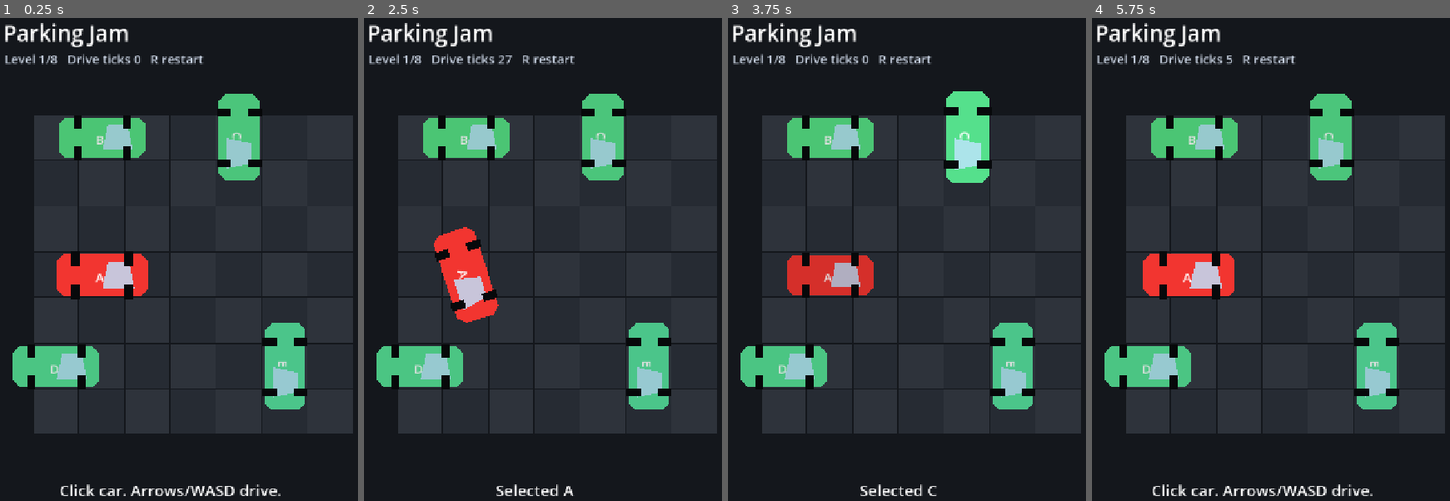
Above: before the commit, frames 1-4 (left to right).
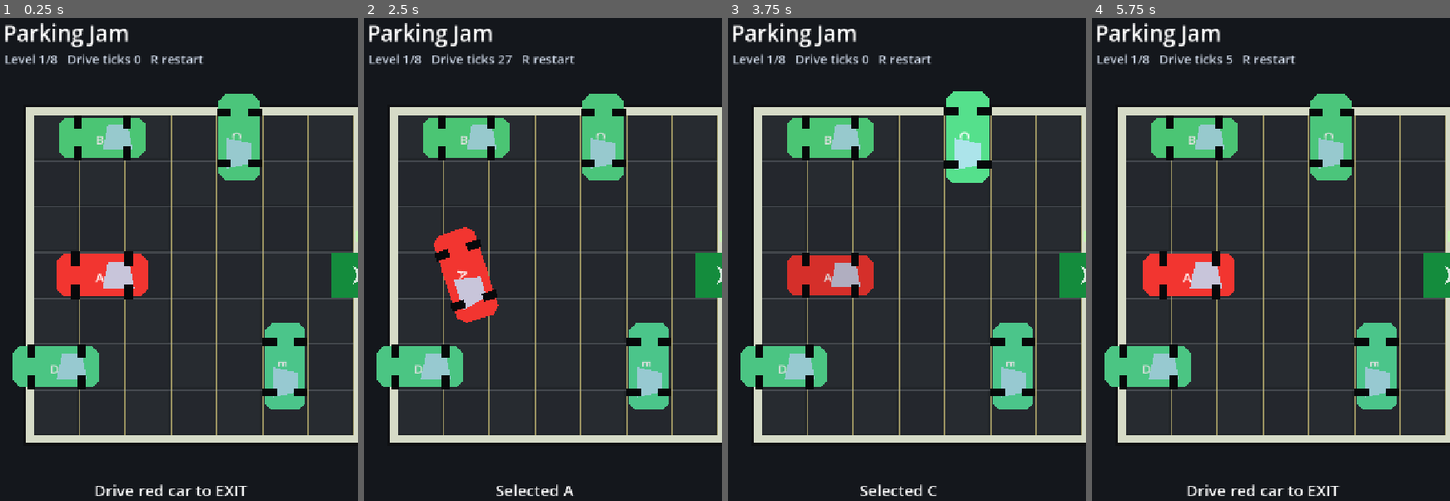
Above: after the commit, the same moments.

Repository: hpant5/Games
Game: Godot game, scene res://scenes/main.tscn
The game is run twice, just before and just after one commit, with the same random seed, the same clock (stepped at 60 frames per second) and the same inputs.
Inputs (mouse positions are in pixels of both pictures, inside the frame that each line leads up to):
- Up to frame 1 (0.25 s): no input
- Up to frame 2 (2.5 s): tap Enter at 0.5 s; drag from (464, 273) to (603, 138) at 0.52 s; tap R (restart_level) at 1.25, 2 s; drag from (464, 138) to (603, 138) at 1.27 s; move the mouse to (464, 273) at 2.02 s; hold Right from 2.03 s (still down); tap 9 at 2.1 s; click (464, 273) at 2.17 s
- Up to frame 3 (3.75 s): release Right at 2.75 s; drag from (828, 138) to (785, 365) at 2.77 s; tap R (restart_level) at 3.5 s; drag from (967, 138) to (785, 365) at 3.52 s
- Up to frame 4 (5.75 s): tap R (restart_level) at 4.25, 5, 5.65 s; drag from (1192, 273) to (1378, 365) at 4.27 s; move the mouse to (1192, 138) at 5.02 s; hold Down from 5.03 s (still down); tap Tab at 5.1 s; click (1192, 138) at 5.17 s

The runs differ from the first frame. In frame 1, 9.0% of the frame differs, in the area x 7-100%, y 18-99%; in frame 2, 8.1%; in frame 3, 8.2%; in frame 4, 9.0%.

Commit message:
Clarify parking lot exit visuals

Diff:
--- a/scenes/main.tscn
+++ b/scenes/main.tscn
@@ -40,3 +40,12 @@
 theme_override_colors/font_color = Color(1, 1, 1, 1)
 theme_override_font_sizes/font_size = 30
 horizontal_alignment = 1
+
+[node name="GoalHint" type="Label" parent="CanvasLayer"]
+offset_left = 520.0
+offset_top = 470.0
+offset_right = 700.0
+offset_bottom = 520.0
+theme_override_colors/font_color = Color(0.76, 1, 0.68, 1)
+theme_override_font_sizes/font_size = 28
+horizontal_alignment = 1
--- a/scripts/main.gd
+++ b/scripts/main.gd
@@ -20,6 +20,7 @@
 @onready var hud := $CanvasLayer/HUD
 @onready var title := $CanvasLayer/Title
 @onready var message := $CanvasLayer/Message
+@onready var goal_hint := $CanvasLayer/GoalHint
 
 func _ready() -> void:
 	max_levels = _count_levels()
@@ -71,7 +72,7 @@
 	_spawn_cars()
 	_select_target_car()
 	_update_hud()
-	message.text = "Click car. Arrows/WASD drive."
+	message.text = "Drive red car to EXIT"
 
 func _drive_selected_car(delta: float) -> void:
 	var throttle := 0.0
@@ -140,20 +141,78 @@
 func _build_board() -> void:
 	var width := int(level_data["width"])
 	var height := int(level_data["height"])
+	var lot_size := Vector2(width, height) * cell_size
+	var exit_row := int(level_data["exit"]["row"])
+	var exit_center := board_origin + Vector2(width * cell_size, (float(exit_row) + 0.5) * cell_size)
+
+	_add_rect(board_origin - Vector2(20.0, 20.0), lot_size + Vector2(40.0, 40.0), Color(0.06, 0.065, 0.075))
+	_add_rect(board_origin, lot_size, Color(0.13, 0.145, 0.16))
+
 	for y in range(height):
 		for x in range(width):
 			var tile := ColorRect.new()
-			tile.color = Color(0.18, 0.2, 0.23) if (x + y) % 2 == 0 else Color(0.15, 0.17, 0.2)
-			tile.size = Vector2(cell_size - 2.0, cell_size - 2.0)
+			tile.color = Color(0.155, 0.17, 0.19) if (x + y) % 2 == 0 else Color(0.14, 0.155, 0.175)
+			tile.size = Vector2(cell_size - 4.0, cell_size - 4.0)
 			tile.position = board_origin + Vector2(x * cell_size, y * cell_size)
 			board.add_child(tile)
 
-	var exit_row := int(level_data["exit"]["row"])
-	var exit_marker := ColorRect.new()
-	exit_marker.color = Color(0.16, 0.78, 0.35)
-	exit_marker.size = Vector2(42.0, cell_size - 10.0)
-	exit_marker.position = board_origin + Vector2(width * cell_size + 8.0, exit_row * cell_size + 5.0)
-	board.add_child(exit_marker)
+	_add_parking_lines(width, height)
+	_add_lot_border(width, height, exit_row)
+	_add_exit_lane(exit_center)
+	goal_hint.text = "EXIT ->"
+	goal_hint.position = exit_center + Vector2(-44.0, -95.0)
+
+func _add_rect(position: Vector2, size: Vector2, color: Color) -> ColorRect:
+	var rect := ColorRect.new()
+	rect.position = position
+	rect.size = size
+	rect.color = color
+	board.add_child(rect)
+	return rect
+
+func _add_parking_lines(width: int, height: int) -> void:
+	var line_color := Color(0.92, 0.86, 0.52, 0.58)
+	for x in range(width + 1):
+		_add_rect(board_origin + Vector2(float(x) * cell_size - 1.5, 0.0), Vector2(3.0, float(height) * cell_size), line_color)
+	for y in range(height + 1):
+		_add_rect(board_origin + Vector2(0.0, float(y) * cell_size - 1.5), Vector2(float(width) * cell_size, 3.0), Color(0.7, 0.72, 0.76, 0.22))
+
+func _add_lot_border(width: int, height: int, exit_row: int) -> void:
+	var curb := Color(0.84, 0.86, 0.78)
+	var lot_width := float(width) * cell_size
+	var lot_height := float(height) * cell_size
+	_add_rect(board_origin - Vector2(14.0, 14.0), Vector2(lot_width + 28.0, 14.0), curb)
+	_add_rect(board_origin + Vector2(-14.0, lot_height), Vector2(lot_width + 28.0, 14.0), curb)
+	_add_rect(board_origin - Vector2(14.0, 0.0), Vector2(14.0, lot_height), curb)
+
+	var top_height := float(exit_row) * cell_size
+	var bottom_y := float(exit_row + 1) * cell_size
+	_add_rect(board_origin + Vector2(lot_width, 0.0), Vector2(14.0, top_height), curb)
+	_add_rect(board_origin + Vector2(lot_width, bottom_y), Vector2(14.0, lot_height - bottom_y), curb)
+
+func _add_exit_lane(exit_center: Vector2) -> void:
+	var lane := Polygon2D.new()
+	lane.color = Color(0.08, 0.55, 0.24)
+	lane.polygon = PackedVector2Array([
+		exit_center + Vector2(-cell_size * 0.5, -cell_size * 0.5),
+		exit_center + Vector2(cell_size * 1.65, -cell_size * 0.5),
+		exit_center + Vector2(cell_size * 1.95, 0.0),
+		exit_center + Vector2(cell_size * 1.65, cell_size * 0.5),
+		exit_center + Vector2(-cell_size * 0.5, cell_size * 0.5)
+	])
+	board.add_child(lane)
+
+	for i in range(3):
+		var arrow := Polygon2D.new()
+		arrow.color = Color(1.0, 1.0, 1.0, 0.82)
+		var center := exit_center + Vector2(float(i) * 42.0 + 12.0, 0.0)
+		arrow.polygon = PackedVector2Array([
+			center + Vector2(-14.0, -18.0),
+			center + Vector2(16.0, 0.0),
+			center + Vector2(-14.0, 18.0),
+			center + Vector2(-5.0, 0.0)
+		])
+		board.add_child(arrow)
 
 func _spawn_cars() -> void:
 	for car_data in level_data["cars"]:
